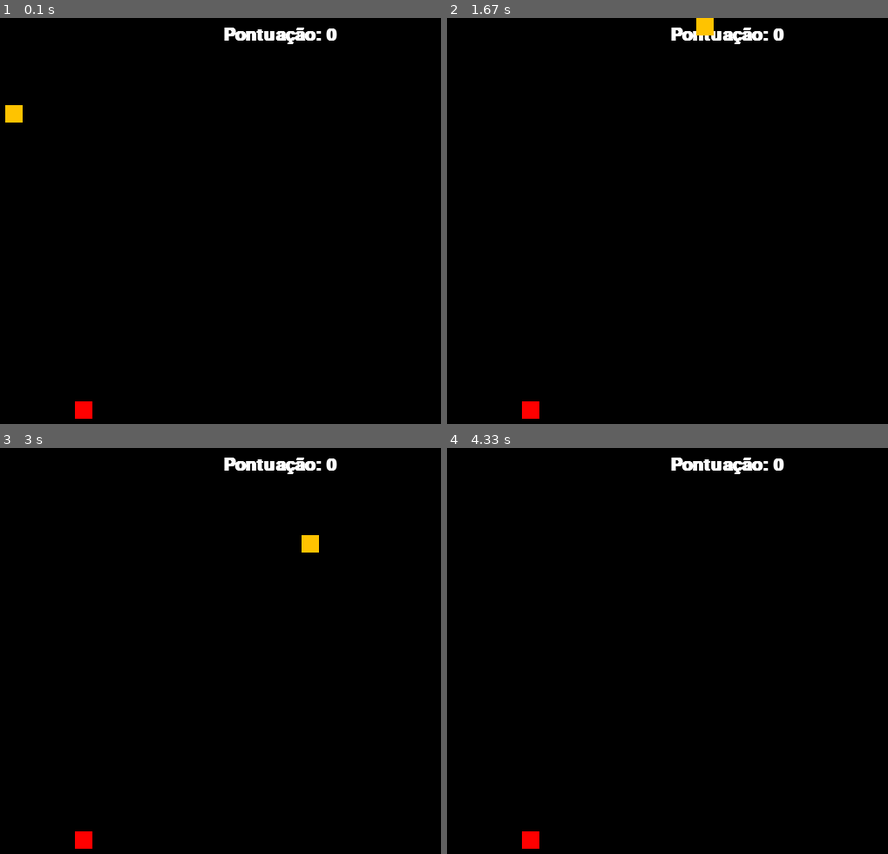
Above: before the commit, frames 1-4 (two rows, left to right).
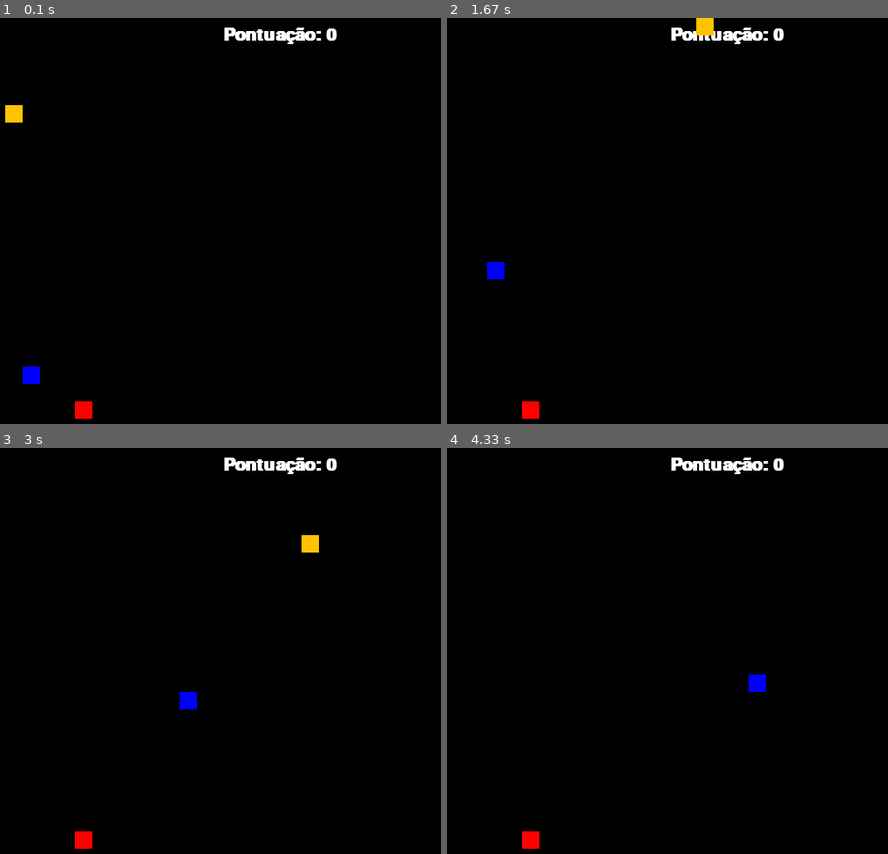
Above: after the commit, the same moments.

Repository: gustavorrocha/Jogo---Pygame
Game: pygame game, started from main.py
The game is run twice, just before and just after one commit, with the same random seed, the same clock (stepped at 60 frames per second) and the same inputs.
Inputs:
- Up to frame 1 (0.1 s): no input
- Up to frame 2 (1.67 s): hold D 0.33-0.8 s; hold W 0.83-1.13 s; hold D 1.17-1.63 s
- Up to frame 3 (3 s): hold S 2.23-2.53 s; hold A 2.57-2.97 s
- Up to frame 4 (4.33 s): hold W 3-3.37 s; hold D 3.4-4.03 s; hold S from 4.07 s (still down)

The runs differ from the first frame. In frame 1, 0.2% of the frame differs, in the area x 5-10%, y 85-91%; in frame 2, 0.2%; in frame 3, 0.2%; in frame 4, 0.2%.

Commit message:
Adicione o lenhador no jogo

Diff:
--- a/main.py
+++ b/main.py
@@ -15,7 +15,7 @@
         self.__old_coords = [] # Lista com as coordenadas das partes do corpo da cobra
         self.__direction = "" # Armazena a direção da cobra
         self.__direction_cache = "" # Caso a direção não possa ser mudada, armazena um cache até que seja possível
-        self.count_frames = 0
+        self.count_frames = 0 # Cria o contador de frames
         self.draw() # Desenha a cobra
 
     def draw(self):
@@ -50,9 +50,13 @@
         self.direction = self.__direction_cache # Tenta alterar a direção até que seja viável
 
     def move(self):
-        self.count_frames += 1
+        self.count_frames += 1 # Incrementa o contador de frames
+
+        # Remove as coordenadas antigas que não serã usadas
         while len(self.__old_coords) > self.body_size:
             self.__old_coords.pop(-1)
+
+        # Utiliza o contador de frames para alterar a velocidade da cobra
         if self.count_frames % round(1/self.speed) == 0:
             self.check_direction("") # Tenta mudar a direção, caso ela não tenha sido mudada
 
@@ -87,6 +91,71 @@
     def draw(self):
         pygame.draw.rect(self.screen, (255,0,0), (self.x, self.y, self.size, self.size)) # Desenha a maçã
 
+class Lumberjack:
+    def __init__(self, screen, size):
+        self.screen = screen
+        resolution = self.screen.get_size() # Armazena a resolução da tela
+        self.size = size
+        self.x = randint(0,resolution[0] - size)//size*size # Randomiza a posição x do lenhador
+        self.y = randint(0,resolution[1] - size)//size*size # Randomiza a posição y do lenhador
+        self.direction = 0 # Armazena a direção do lenhador
+        self.count_frames = 0 # Cria o contador de frames
+        self.is_smart = randint(0,1) # Randomiza se o lenhador será inteligente (irá atrás das maçãs) ou não
+        self.draw() # Desenha a maçã
+
+    def draw(self):
+        pygame.draw.rect(self.screen, (0,0,255), (self.x, self.y, self.size, self.size)) # Desenha a maçã
+
+    def stay_in_screen(self):
+        resolution = self.screen.get_size() # Armazena a resolução da tela
+
+        # Não permite que o lenhador ultrapasse os limites da tela
+        if self.x == 0 and self.direction == 0:
+            self.direction = 1
+        elif self.x == resolution[0] - self.size and self.direction == 1:
+            self.direction = 0
+        if self.y == 0 and self.direction == 2:
+            self.direction = 3
+        elif self.y == resolution[1] - self.size and self.direction == 3:
+            self.direction = 2
+
+    def follow_target(self, target):
+        # Persegue um objeto alvo
+        if target.x < self.x:
+            self.direction = 0
+        elif target.x > self.x:
+            self.direction = 1
+        elif target.y < self.y:
+            self.direction = 2
+        elif target.y > self.y:
+            self.direction = 3
+
+    def move(self, apple):
+        self.count_frames += 1 # Incremeta o contador de frames
+
+        # Utiliza o contador de frames para fazer com que a movimentação do lenhador deja mais lenta
+        if self.count_frames % 10 == 0:
+
+            if self.is_smart: # Se o lenhador for inteligente, o faz seguir a maçã
+                self.follow_target(apple)
+
+            # 1% de chance de alterar a direção do lenhador
+            if randint(1,10) == 1:
+                self.direction = randint(0,3)
+
+            self.stay_in_screen() # Faz com que o lenhador não saia da tela
+
+            # Movimentação básica do lenhador
+            if self.direction == 0:
+                self.x -= 20
+            elif self.direction == 1:
+                self.x += 20
+            elif self.direction == 2:
+                self.y -= 20
+            elif self.direction == 3:
+                self.y += 20
+
+        self.draw() # Redesenha o lenhador na sua nova posição
 
 class Game:
     def __init__(self, resolution):
@@ -95,6 +164,7 @@
         self.screen.fill((0,0,0)) # Preenche o background com a cor preta
         self.snake = Snake(self.screen) # Cria o objeto COBRA
         self.apple = Apple(self.screen, 20) # Cria o objeto MAÇÃ
+        self.lumberjack = Lumberjack(self.screen, 20) # Cria o objeto LENHADOR
         self.font = pygame.font.SysFont("comicsans", 30, True) # Define a fonte dos textos
         self.score = 0 # Cria um atributo de pontuação
 
@@ -108,6 +178,7 @@
             resolution = self.screen.get_size() # Armazena a resolução da tela
             self.screen.blit(self.font.render("Pontuação: " + str(self.score), 1, (255,255,255)), (resolution[0] - 250,10)) # Escreve a pontuação na tela
             self.apple.draw() # Desenha a maça
+            self.lumberjack.move(self.apple) # Roda a movimentação do lehador
             self.snake.move() # Roda a função para a cobra se mover
 
             for event in pygame.event.get():
@@ -124,6 +195,18 @@
                 self.snake.body_size += 1 # Adiciona 1 ao corpo da cobra
                 self.apple = Apple(self.screen, 20) # Cria uma nova maça na tela
 
+            # Condicional do lenhador passar pela maçã
+            if (self.apple.x,self.apple.y) == (self.lumberjack.x, self.lumberjack.y):
+                del self.apple # Remove a maça
+                self.score -= 1 # Remove 1 da pontuação
+                self.apple = Apple(self.screen, 20) # Cria uma nova maça na tela
+
+            # Condicional da cobra passar pelo lenhador
+            if (self.snake.x,self.snake.y) == (self.lumberjack.x, self.lumberjack.y):
+                del self.lumberjack # Remove o lenhador
+                self.score += 1 # Adiciona 1 à pontuação
+                self.lumberjack = Lumberjack(self.screen, 20) # Cria um novo lenhador na tela
+
             pygame.display.update() # Atualiza a tela
 
 
